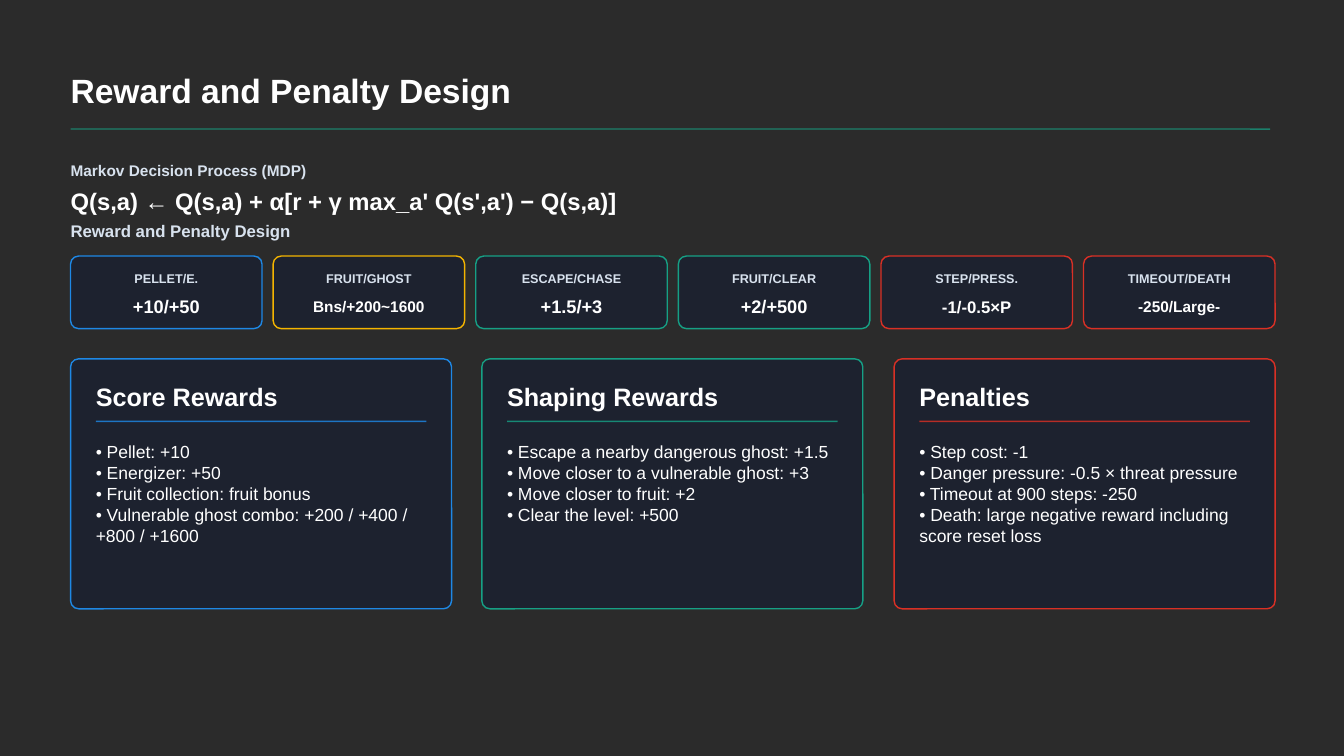
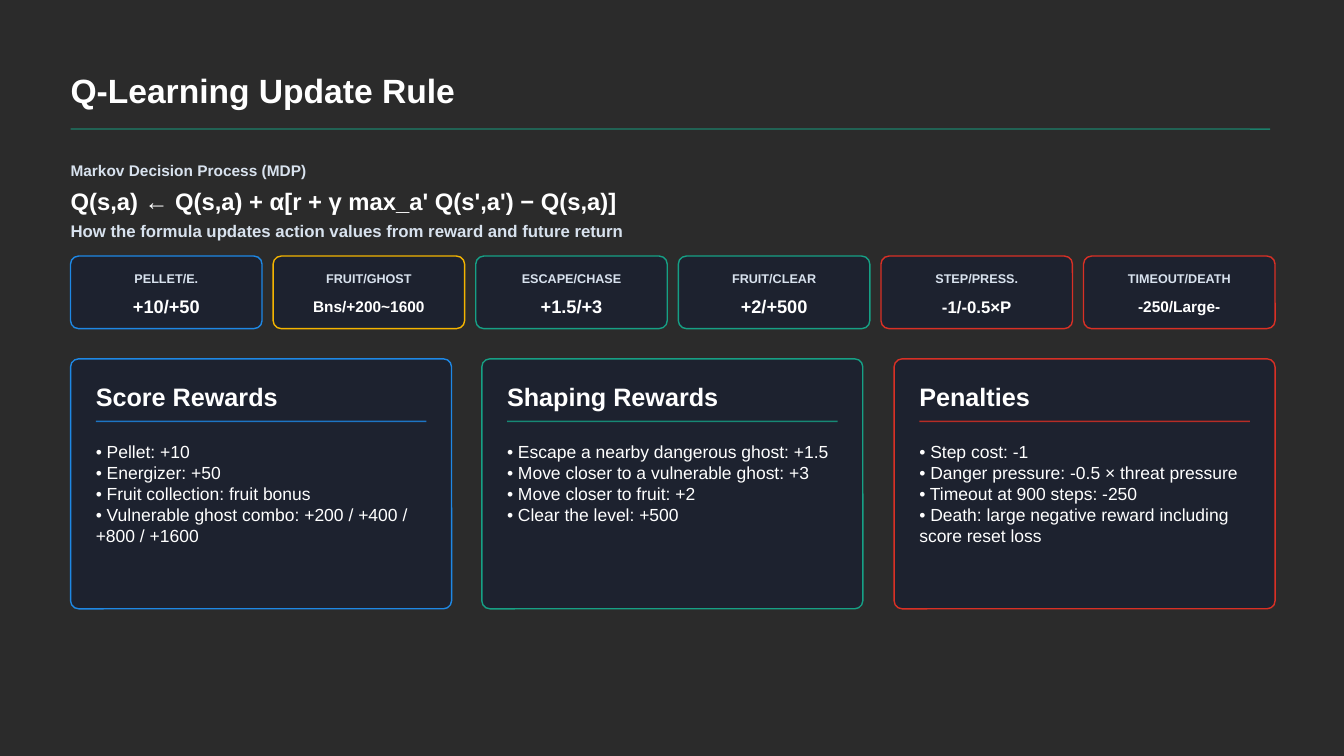
Before and after one commit to RichardFeng000/cs520-project, a slide deck: slide 2 of ppt_3pages/pacman_rl_3slides.pptx. Drawn at 1344x756 pixels with LibreOffice and Linux fonts; fonts in the diff are those of the drawing; background and template pictures are left out; a plain dark background stands for a picture behind light text. Boxes give left, top, right and bottom in pixels: in the first picture for what was removed or moved away, otherwise in the second. Text is boxed around its words. In the diff, an @@ line names an element or a change of style, - is before the commit and + after.

Commit message:
reorganize ppt assets and update slides

```diff
--- a/ppt_3pages/pacman_rl_3slides.pptx
+++ b/ppt_3pages/pacman_rl_3slides.pptx
@@ text at bbox=[71, 78, 455, 110]: text changed @@
-Reward and Penalty Design
+Q-Learning Update Rule
@@ text at bbox=[71, 225, 623, 241]: text changed @@
-Reward and Penalty Design
+How the formula updates action values from reward and future return
```
Also in this commit, not shown: 8 other files.
